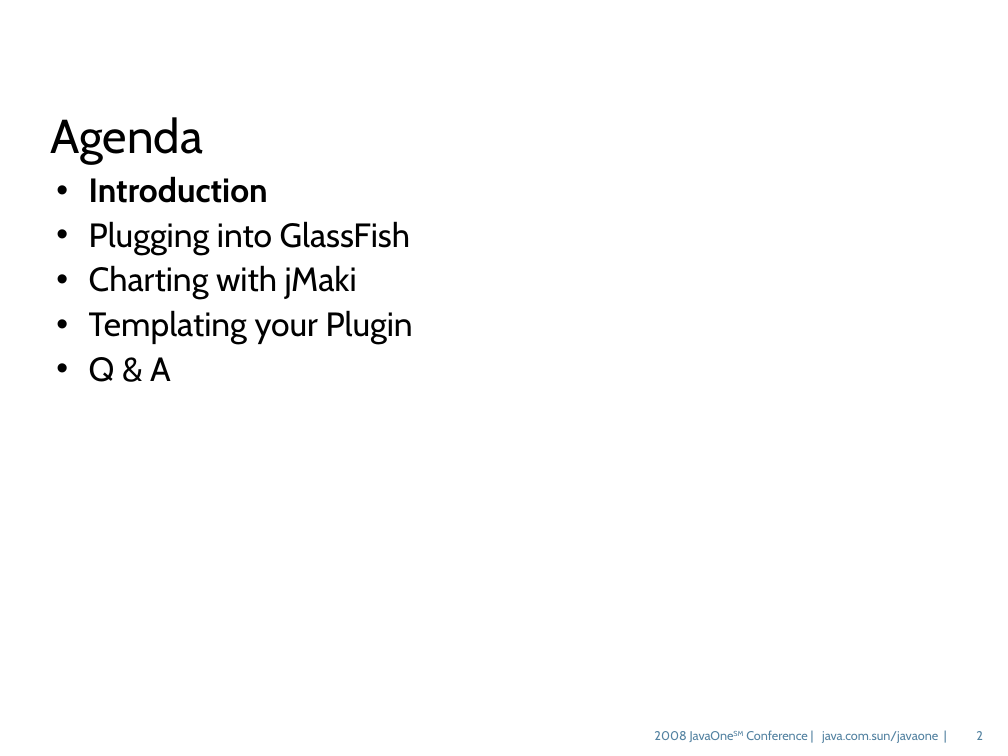
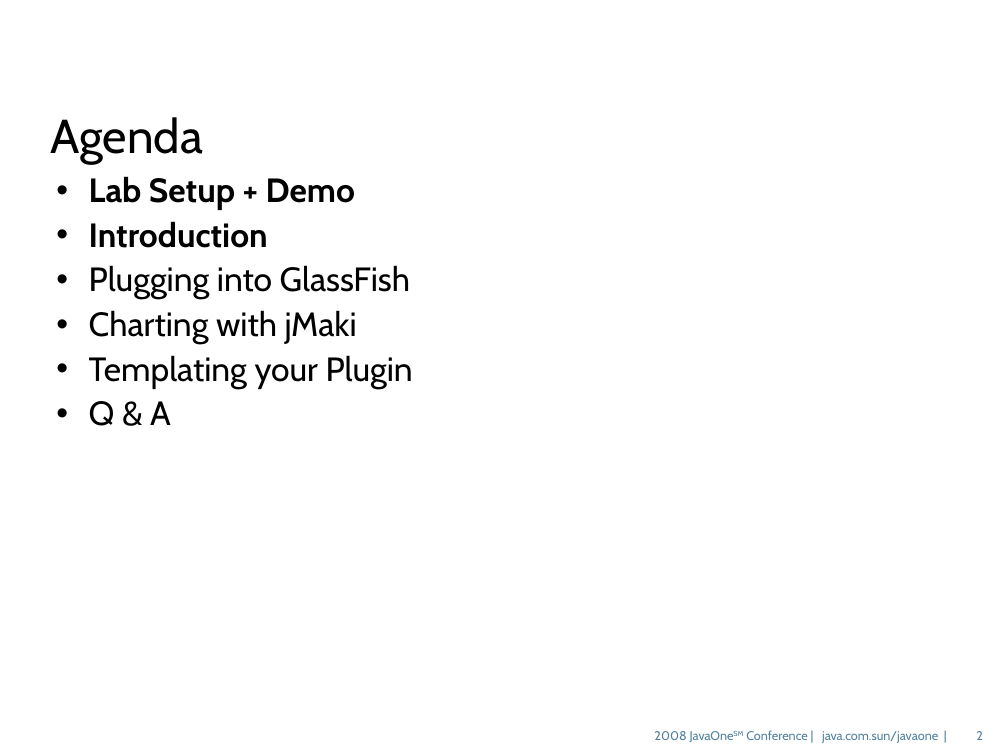
Before and after one commit to dmatej/Glassfish-SVN-Patched, a slide deck: slide 2 of v3/admingui/j1plugin/gfplugin/4520_gfplugin.odp. Drawn at 1008x756 pixels with LibreOffice and Linux fonts; fonts in the diff are those of the drawing; background and template pictures are left out. Boxes give left, top, right and bottom in pixels: in the first picture for what was removed or moved away, otherwise in the second. Text is boxed around its words. In the diff, an @@ line names an element or a change of style, - is before the commit and + after.

```diff
--- a/v3/admingui/j1plugin/gfplugin/4520_gfplugin.odp
+++ b/v3/admingui/j1plugin/gfplugin/4520_gfplugin.odp
@@ text at (89, 176, 355, 210): paragraph added @@
+• Lab Setup + Demo
```
Also in this commit, not shown: 17 other slides changed, 1 slide removed.
